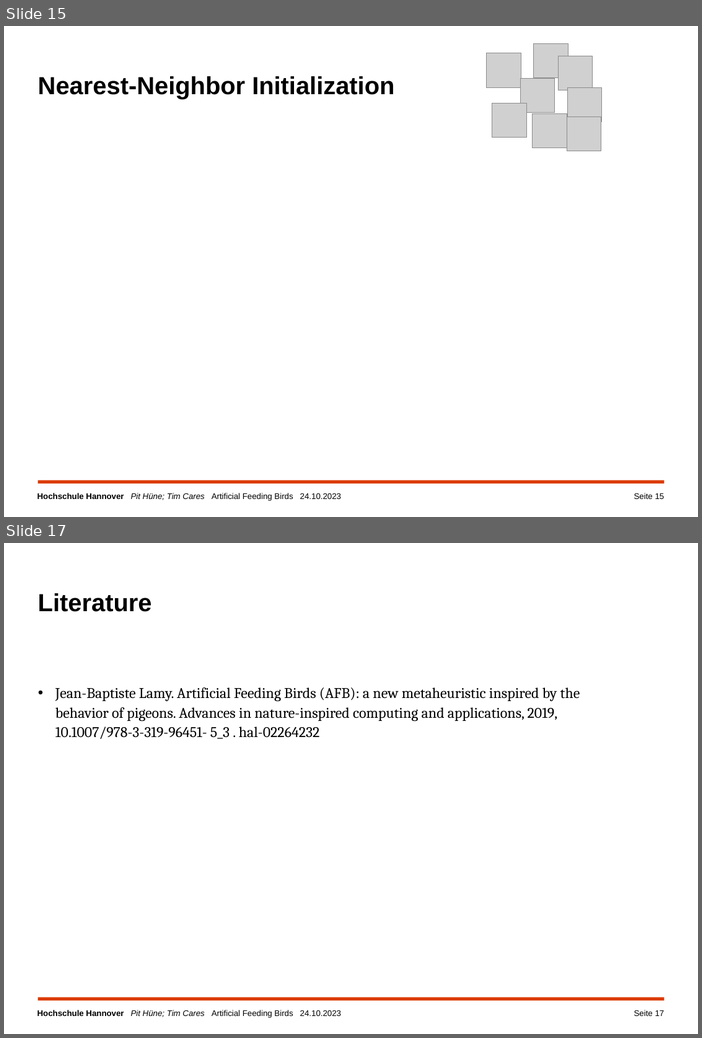
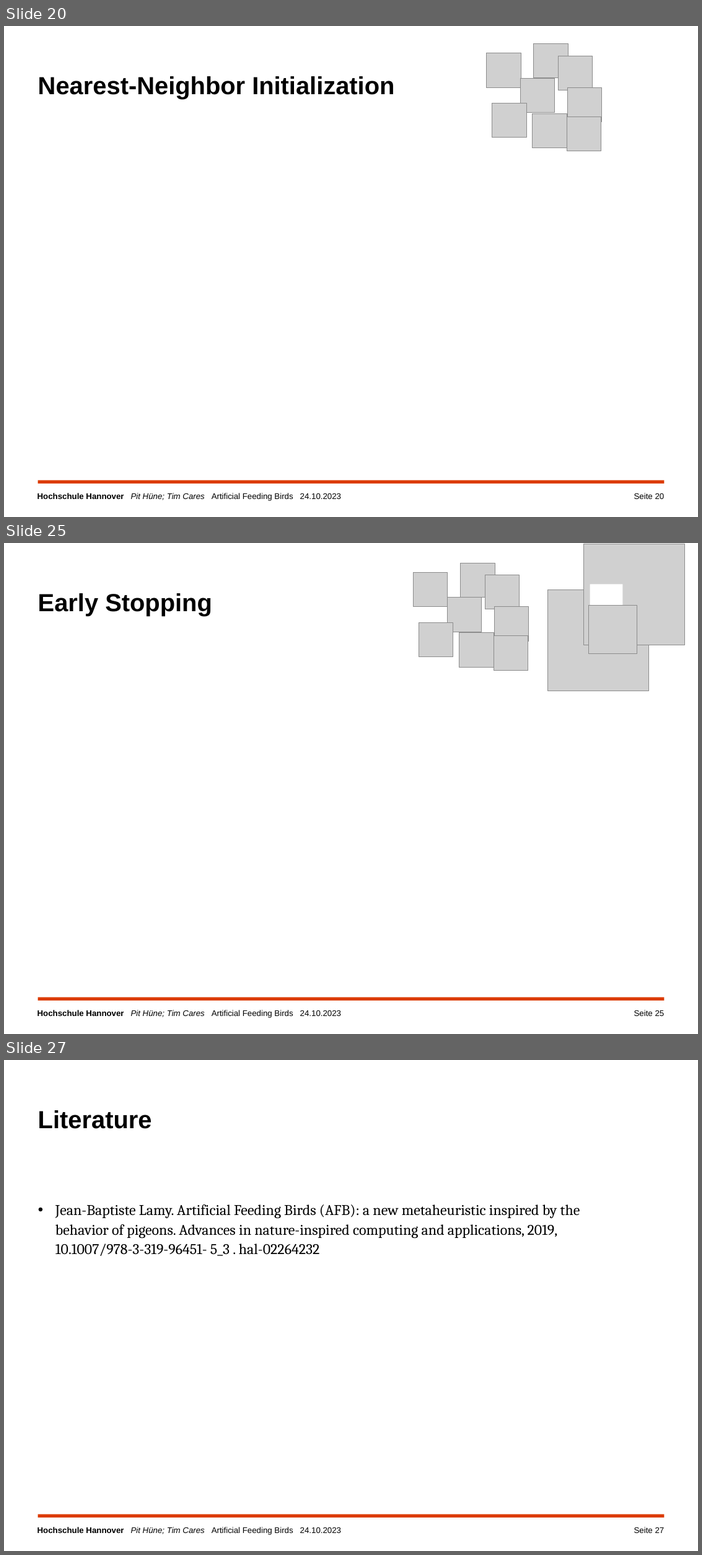
Before and after one commit to TimCares/AFB-Metaheuristic, a slide deck: doc/algorithm_improvements.pptx. Shown one above the other, each under a label of ours: slides 15 and 17 before the commit, slides 20, 25 and 27 after it; the slides between them are not shown. The pictures are 702x1038 and 702x1555 pixels, drawn with LibreOffice and Linux fonts; fonts in the diff are those of the drawing; grey boxes stand for pictures; background and template pictures are left out. Boxes give left, top, right and bottom in pixels: in the first picture for what was removed or moved away, otherwise in the second. Text is boxed around its words. In the diff, an @@ line names an element or a change of style, - is before the commit and + after.

```diff
--- a/doc/algorithm_improvements.pptx
+++ b/doc/algorithm_improvements.pptx
@@ slide 25 added at [4,543,698,1034], background #FFFFFF; not listed: 2 template elements that a slide beside it also shows @@
@@ picture added at [414,572,449,607] @@
@@ picture added at [461,563,495,597] @@
@@ picture added at [485,575,520,609] @@
@@ title added at [38,593,212,616], 30 pt, text #000000, bold @@
+Early Stopping
@@ picture added at [448,598,482,632] @@
@@ picture added at [494,607,529,641] @@
@@ group added at [548,544,685,691]: 3 pictures, 1 rectangle @@
@@ picture added at [419,622,454,657] @@
@@ picture added at [460,633,494,667] @@
@@ picture added at [494,636,529,671] @@
@@ page number added at [635,1010,665,1016], 10 pt, text #000000 @@
+Seite 25
@@ what was slide 15 is now slide 20 @@
@@ page number at [635,493,665,499]: text changed @@
-Seite 15
+Seite 20
@@ what was slide 17 is now slide 27 @@
@@ page number at [635,1527,665,1533]: text changed @@
-Seite 17
+Seite 27
```
Also in this commit, not shown: 7 slides changed, 9 other slides added, 17 other files.
